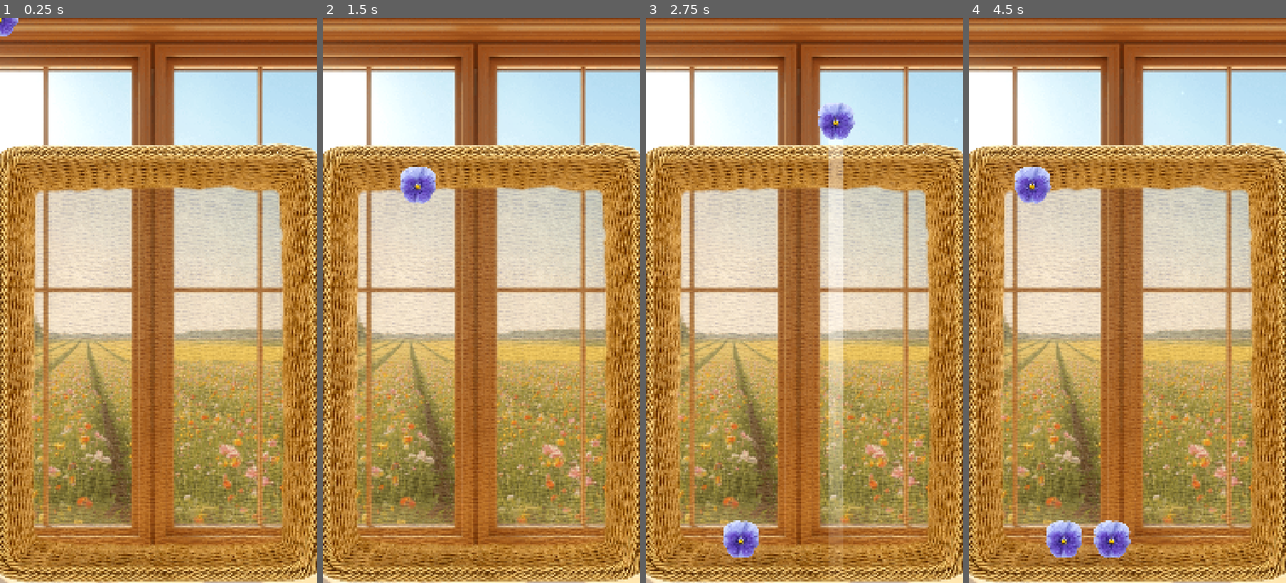
Above: before the commit, frames 1-4 (left to right).
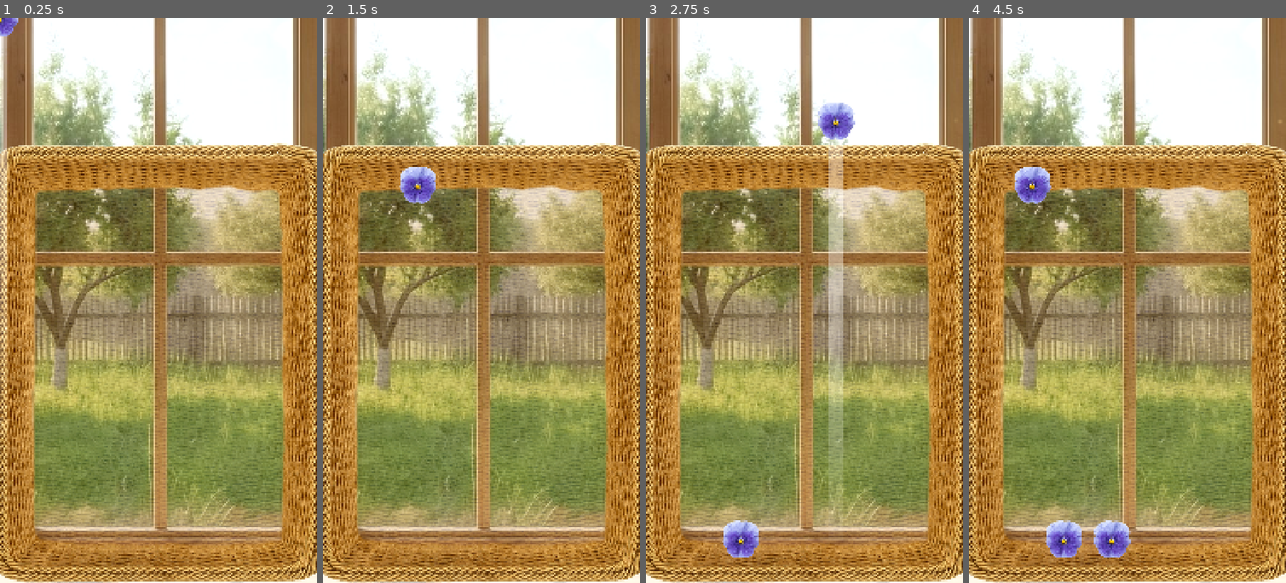
Above: after the commit, the same moments.

Repository: justkuzan/SuikaGame
Game: Godot game, scene res://Core/Level/Level.tscn
The game is run twice, just before and just after one commit, with the same random seed, the same clock (stepped at 60 frames per second) and the same inputs.
Inputs (mouse positions are in pixels of both pictures, inside the frame that each line leads up to):
- Up to frame 1 (0.25 s): no input
- Up to frame 2 (1.5 s): tap Enter at 0.5 s; move the mouse to (551, 272) at 0.52 s; press the mouse at (551, 272) at 0.53 s; tap Space at 1.25 s; move the mouse to (418, 328) at 1.27 s; release the mouse at (418, 328) at 1.28 s; click (418, 328) at 1.35 s
- Up to frame 3 (2.75 s): move the mouse to (836, 176) at 2.02 s; press the mouse at (836, 176) at 2.03 s
- Up to frame 4 (4.5 s): tap Enter at 2.75 s; move the mouse to (1111, 413) at 2.77 s; release the mouse at (1111, 413) at 2.78 s; click (1111, 413) at 2.85 s; move the mouse to (1222, 385) at 3.52 s; press the mouse at (1222, 385) at 3.53 s; tap Space at 4.25 s; move the mouse to (1032, 215) at 4.27 s; release the mouse at (1032, 215) at 4.28 s; click (1032, 215) at 4.35 s

The runs differ from the first frame. In frame 1, 64% of the frame differs, in the area x 0-100%, y 0-100%; in frame 2, 63%; in frame 3, 62%; in frame 4, 62%.
Error after the commit: Parse Error: Identifier "combo_multiplier" not declared in the current scope. (res://Core/ScoreManager/ScoreManager.gd:18)

Commit message:
feat: implement score and coin calculation with combo multiplier support

Diff:
--- a/Core/ComboManager/ComboManager.gd
+++ b/Core/ComboManager/ComboManager.gd
@@ -1,4 +1,5 @@
 extends Node
+class_name ComboManager
 
 var combo_counter: int = 0
 var combo_multiplier: int = 1
@@ -10,7 +11,7 @@
 	SignalBus.flower_merged.connect(on_flower_merged)
 
 
-func on_flower_merged(pos: Vector2, lvl: int) -> void:
+func on_flower_merged(_pos: Vector2, _lvl: int) -> void:
 	if combo_timer.is_stopped():
 		combo_counter = 1
 	else:
@@ -18,13 +19,13 @@
 
 	update_multiplier()
 	combo_timer.start()
-	SignalBus.combo_updated.emit(pos, combo_counter)
+	SignalBus.combo_updated.emit(_pos, combo_counter, combo_multiplier)
 
 
 func _on_combo_timer_timeout() -> void:
 	combo_counter = 0
 	combo_multiplier = 1
-	SignalBus.combo_updated.emit(Vector2(), combo_counter)
+	SignalBus.combo_updated.emit(Vector2(), combo_counter, combo_multiplier)
 
 
 func update_multiplier() -> void:
--- a/Core/Level/Level.tscn
+++ b/Core/Level/Level.tscn
@@ -1,7 +1,7 @@
 [gd_scene format=3 uid="uid://d2682g4r85urc"]
 
 [ext_resource type="Script" uid="uid://fp4uuqcr4ycj" path="res://Core/Level/Level.gd" id="1_5iy7f"]
-[ext_resource type="Texture2D" uid="uid://dvxbvb12133ht" path="res://Assets/Sprites/Backgrounds/test5.png" id="3_6o4ui"]
+[ext_resource type="Texture2D" uid="uid://x6g0assjske" path="res://Assets/Sprites/Backgrounds/photo_2026-03-09_12-14-57.jpg" id="3_6o4ui"]
 [ext_resource type="PackedScene" uid="uid://d0rbvn7ybi2sx" path="res://Core/Board/Board.tscn" id="3_sgdpc"]
 [ext_resource type="PackedScene" uid="uid://bgaevyvwgoirs" path="res://Core/Spawner/Spawner.tscn" id="4_xvumq"]
 [ext_resource type="PackedScene" uid="uid://donyt0ner6305" path="res://Core/WorldEffects/WorldEffects.tscn" id="6_522nl"]
@@ -25,14 +25,12 @@
 [node name="Level" type="Node2D" unique_id=556264147]
 script = ExtResource("1_5iy7f")
 
-[node name="VisualEffects" parent="." unique_id=1849028498 instance=ExtResource("6_522nl")]
-
 [node name="Camera2D" type="Camera2D" parent="." unique_id=1360190577]
 position = Vector2(540, 960)
 metadata/_edit_lock_ = true
 
 [node name="Background" type="Sprite2D" parent="." unique_id=1315821625]
-position = Vector2(589, 1043)
+position = Vector2(589, 915)
 scale = Vector2(3.17, 3.17)
 texture = ExtResource("3_6o4ui")
 
@@ -54,6 +52,8 @@
 
 [node name="ScoreManager" parent="." unique_id=104208058 instance=ExtResource("9_4pbvs")]
 
+[node name="WorldEffects" parent="." unique_id=1849028498 instance=ExtResource("6_522nl")]
+
 [node name="DebugManager" parent="." unique_id=459966933 instance=ExtResource("10_s8yjo")]
 visible = false
 flower_array = Array[ExtResource("11_6o4ui")]([ExtResource("12_bfaga"), ExtResource("13_uqkfl"), ExtResource("14_wfa2j"), ExtResource("15_8bs7h"), ExtResource("16_8lug0"), ExtResource("17_h7cw6"), ExtResource("18_g8yq2"), ExtResource("19_sm7tg"), ExtResource("20_thhmb"), ExtResource("21_3j116")])
--- a/Core/ScoreManager/ScoreManager.gd
+++ b/Core/ScoreManager/ScoreManager.gd
@@ -2,15 +2,33 @@
 class_name ScoreManager
 
 @export var flower_resources: Array[FlowerData] = []
+
+#var combo_multiplier: int = 1
+
 #var score_tween: Tween
 
 
 func _ready() -> void:
 	SignalBus.flower_merged.connect(on_flower_merged)
+	SignalBus.combo_updated.connect(on_combo_updated)
 
 
-func on_flower_merged(pos: Vector2, lvl: int) -> void:
-	pass
+func on_flower_merged(_pos: Vector2, lvl: int) -> void:
+	var flower_merged_resource: FlowerData = flower_resources[(lvl-1)]
+	GameManager.total_score += flower_merged_resource.score_value * combo_multiplier
+
+	if GameManager.total_score > GameManager.high_score:
+		GameManager.high_score = GameManager.total_score
+		SignalBus.high_score_changed.emit(GameManager.high_score)
+
+	GameManager.total_coins += flower_merged_resource.coin_value
+
+	SignalBus.score_changed.emit(GameManager.total_score)
+	SignalBus.coins_changed.emit(GameManager.total_coins)
+
+
+func on_combo_updated(_pos: Vector2, combo_count: int, combo_multiplier: int) -> void:
+	combo_multiplier = count
 
 
 #func score_animation() -> void:
--- a/Core/Spawner/Spawner.tscn
+++ b/Core/Spawner/Spawner.tscn
@@ -3,7 +3,7 @@
 [ext_resource type="Script" uid="uid://daihv2sgntk7q" path="res://Core/Spawner/Spawner.gd" id="1_4riai"]
 
 [sub_resource type="Gradient" id="Gradient_xgoj3"]
-offsets = PackedFloat32Array(0.55421686, 1)
+offsets = PackedFloat32Array(0.4368231, 1)
 colors = PackedColorArray(1, 1, 1, 0.35000002, 1, 1, 1, 0.05)
 
 [sub_resource type="GradientTexture2D" id="GradientTexture2D_w6knh"]
@@ -19,9 +19,8 @@
 one_shot = true
 
 [node name="GuideStripe" type="Sprite2D" parent="." unique_id=1527332510]
-visible = false
-position = Vector2(0, 791)
-scale = Vector2(0.8, 24)
+position = Vector2(0, 725.5)
+scale = Vector2(0.8, 21.953125)
 texture = SubResource("GradientTexture2D_w6knh")
 
 [connection signal="timeout" from="SpawnTimer" to="." method="_on_spawn_timer_timeout"]
--- a/Core/WorldEffects/WorldEffects.tscn
+++ b/Core/WorldEffects/WorldEffects.tscn
@@ -1,6 +1,4 @@
 [gd_scene format=3 uid="uid://donyt0ner6305"]
-
-[ext_resource type="Texture2D" uid="uid://dvxbvb12133ht" path="res://Assets/Sprites/Backgrounds/test5.png" id="1_0p565"]
 
 [sub_resource type="CanvasItemMaterial" id="CanvasItemMaterial_ss586"]
 blend_mode = 1
@@ -28,14 +26,7 @@
 adjustment_contrast = 1.05
 adjustment_saturation = 1.05
 
-[node name="CanvasLayer" type="CanvasLayer" unique_id=200281979]
-
-[node name="Background" type="Sprite2D" parent="." unique_id=1059084224]
-visible = false
-position = Vector2(540, 1043)
-scale = Vector2(1.995, 1.995)
-texture = ExtResource("1_0p565")
-offset = Vector2(0.025, 0)
+[node name="WorldEffects" type="CanvasLayer" unique_id=200281979]
 
 [node name="CPUParticles2D" type="CPUParticles2D" parent="." unique_id=111763049]
 material = SubResource("CanvasItemMaterial_ss586")
--- a/Globals/GameManager.gd
+++ b/Globals/GameManager.gd
@@ -1,7 +1,7 @@
 extends Node
 
-var score: int = 0
+var total_score: int
+var total_coins: int
 var high_score: int
-var coins: int
 
 var is_game_over: bool = false
--- a/Globals/SignalBus.gd
+++ b/Globals/SignalBus.gd
@@ -11,4 +11,10 @@
 
 signal flower_merged(pos: Vector2, lvl: int)
 
-signal combo_updated(pos: Vector2, count: int)
+signal score_changed(value)
+
+signal high_score_changed(value)
+
+signal coins_changed(value)
+
+signal combo_updated(pos: Vector2, combo_count: int, combo_multiplier: int)
--- a/Shaders/base_screen_shader.gdshader
+++ /dev/null
@@ -1,34 +0,0 @@
-shader_type canvas_item;
-
-uniform sampler2D SCREEN_TEXTURE : hint_screen_texture, filter_linear;
-uniform float vignette_intensity = 0.4;
-uniform float grain_amount = 0.02;
-
-// Быстрый шум для зерна
-float noise(vec2 uv, float time) {
-    return fract(sin(dot(uv, vec2(12.9898, 78.233) + time)) * 43758.5453);
-}
-
-void fragment() {
-    vec2 uv = SCREEN_UV;
-
-    // 1. Берем исходный цвет (теперь только одна выборка текстуры — это очень быстро)
-    vec4 screen_color = texture(SCREEN_TEXTURE, uv);
-    vec3 final_color = screen_color.rgb;
-
-    // 2. Мягкая Виньетка (затемнение по краям)
-    float d = distance(uv, vec2(0.5));
-    final_color *= smoothstep(0.8, 0.8 - vignette_intensity, d);
-
-    // 3. Тонкое зерно (оживляет статичный фон)
-    float n = noise(uv, TIME);
-    final_color += (n - 0.5) * grain_amount;
-
-    // 4. Легкая засветка (Fake Bloom) — подсвечиваем только яркие участки (небо в окне)
-    float brightness = (final_color.r + final_color.g + final_color.b) / 3.0;
-    if (brightness > 0.8) {
-        final_color += 0.04;
-    }
-
-    COLOR = vec4(final_color, 1.0);
-}
Binary file added: Assets/Sprites/Backgrounds/photo_2026-03-09_12-14-57.jpg
Not shown, changed: Assets/Sprites/Backgrounds/photo_2026-03-09_12-14-57.jpg.import
Binary file removed: Assets/Sprites/Backgrounds/test5.png
Not shown, removed: Shaders/base_screen_shader.gdshader.uid
Not shown, removed: yandex_shell.html
